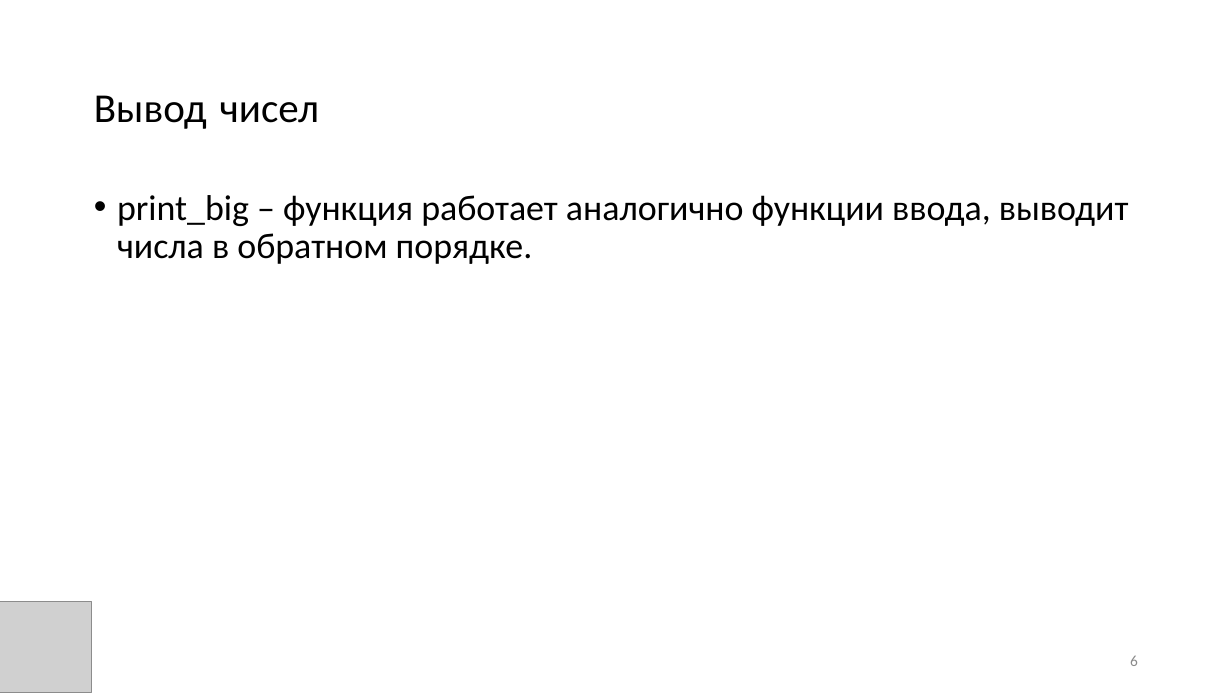
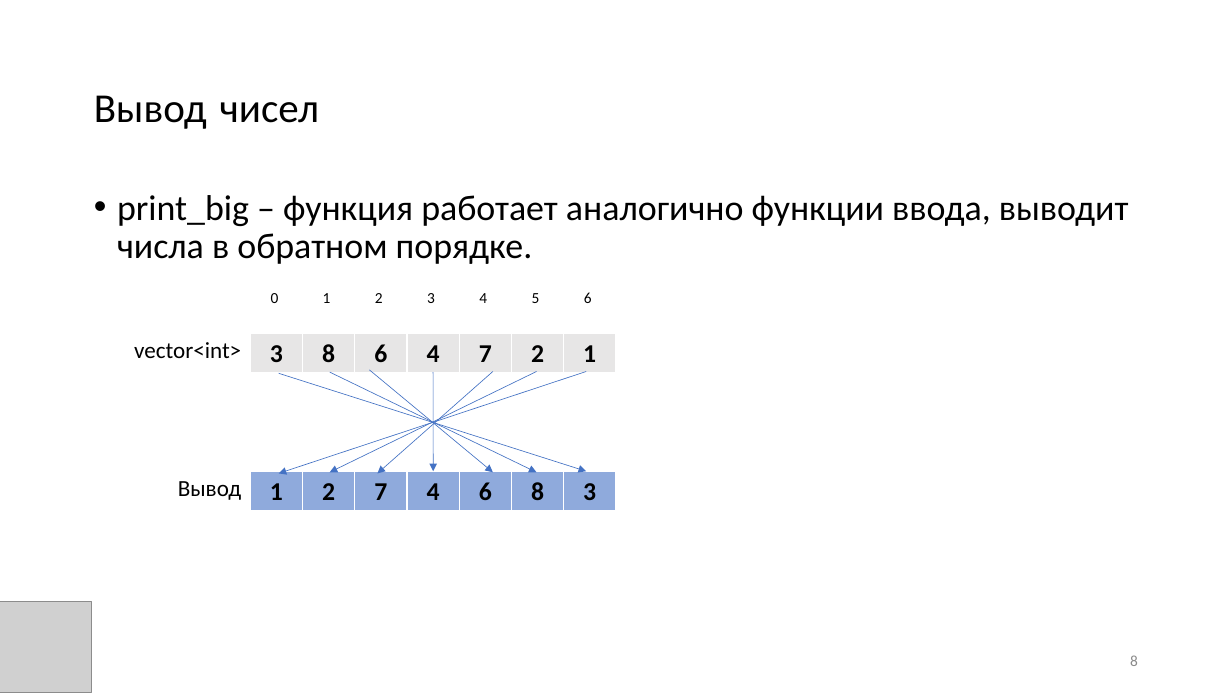
Before and after one commit to candyliving/fefu_long_arithmetic, a slide deck: slide 8 of Эффективная длинная арифметика.pptx (slide 6 before the commit). Drawn at 1232x693 pixels with LibreOffice and Linux fonts; fonts in the diff are those of the drawing; grey boxes stand for pictures. Boxes give left, top, right and bottom in pixels: in the first picture for what was removed or moved away, otherwise in the second. Text is boxed around its words. In the diff, an @@ line names an element or a change of style, - is before the commit and + after.

```diff
--- a/Эффективная длинная арифметика.pptx
+++ b/Эффективная длинная арифметика.pptx
@@ table added at (249, 284, 617, 322), 1 rows, 7 columns @@
+0 | 1 | 2 | 3 | 4 | 5 | 6
@@ text added at (134, 342, 241, 358), 18 pt, text #000000 @@
+vector<int>
@@ table added at (250, 334, 619, 373), 1 rows, 7 columns @@
+3 | 8 | 6 | 4 | 7 | 2 | 1
@@ arrow added from (279, 373) to (586, 471), #4472C4 0.5 pt @@
@@ arrow added from (586, 372) to (279, 473), #4472C4 0.5 pt @@
@@ arrow added from (330, 372) to (537, 472), #4472C4 0.5 pt @@
@@ arrow added from (537, 372) to (330, 472), #4472C4 0.5 pt @@
@@ arrow added from (370, 370) to (493, 472), #4472C4 0.5 pt @@
@@ arrow added from (493, 372) to (377, 473), #4472C4 0.5 pt @@
@@ arrow added from (433, 372) to (433, 471), #4472C4 0.5 pt @@
@@ table added at (250, 471, 619, 511), 1 rows, 7 columns @@
+1 | 2 | 7 | 4 | 6 | 8 | 3
@@ text added at (178, 481, 241, 500), 18 pt, text #000000 @@
+Вывод
@@ page number at (1130, 655, 1138, 666): text changed @@
-6
+8
```
Also in this commit, not shown: 3 other slides changed, 2 slides added.
